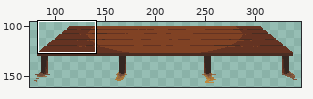
Two versions of one pixel-art file, assets_src/image/backgrounds/props/large_table.ase. Above, an overview of the earlier version with the close-up marked.
Close-up. Before the commit:
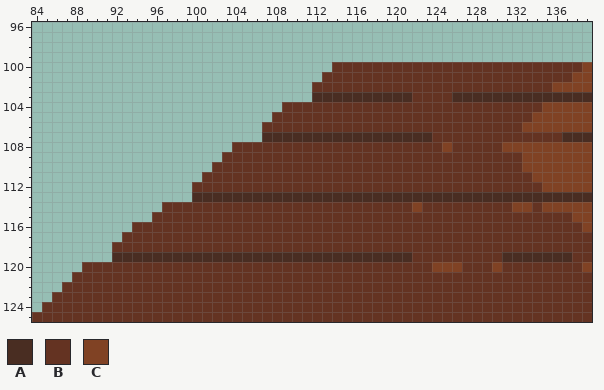
384x216 pixels, 1 frame. Shown: x 84..139, y 96..125. The wide view leaves out empty margins.
Palette (. is transparent): A #492d22  B #643322  C #804224
Pixels before, first column x 84:
100 ..............................BBBBBBBBBBBBBBBBBBBBBBBBBC
101 .............................BBBBBBBBBBBBBBBBBBBBBBBBBCC
102 ............................BBBBBBBBBBBBBBBBBBBBBBBBCCCC
103 ............................AAAAAAAAAABBBBAAAAAAAAAAAAAA
104 .........................BBBBBBBBBBBBBBBBBBBBBBBBBBCCCCC
105 ........................BBBBBBBBBBBBBBBBBBBBBBBBBBCCCCCC
106 .......................BBBBBBBBBBBBBBBBBBBBBBBBBBCCCCCCC
107 .......................AAAAAAAAAAAAAAAAABBBBBBBBBBBBBAAA
108 ....................BBBBBBBBBBBBBBBBBBBBBCBBBBBCCCCCCCCC
109 ...................BBBBBBBBBBBBBBBBBBBBBBBBBBBBBBCCCCCCC
110 ..................BBBBBBBBBBBBBBBBBBBBBBBBBBBBBBBCCCCCCC
111 .................BBBBBBBBBBBBBBBBBBBBBBBBBBBBBBBBBCCCCCC
112 ................BBBBBBBBBBBBBBBBBBBBBBBBBBBBBBBBBBBCCCCC
113 ................AAAAAAAAAAAAAAAAAAAAAAAAAAAAAAAAAAAAAAAA
114 .............BBBBBBBBBBBBBBBBBBBBBBBBBCBBBBBBBBBCCBCCCCC
115 ............BBBBBBBBBBBBBBBBBBBBBBBBBBBBBBBBBBBBBBBBBBCC
116 ..........BBBBBBBBBBBBBBBBBBBBBBBBBBBBBBBBBBBBBBBBBBBBBC
117 .........BBBBBBBBBBBBBBBBBBBBBBBBBBBBBBBBBBBBBBBBBBBBBBB
118 ........BBBBBBBBBBBBBBBBBBBBBBBBBBBBBBBBBBBBBBBBBBBBBBBB
119 ........AAAAAAAAAAAAAAAAAAAAAAAAAAAAAABBBBBBBBBAAAAAAABB
120 .....BBBBBBBBBBBBBBBBBBBBBBBBBBBBBBBBBBBCCCBBBCBBBBBBBBC
121 ....BBBBBBBBBBBBBBBBBBBBBBBBBBBBBBBBBBBBBBBBBBBBBBBBBBBB
122 ...BBBBBBBBBBBBBBBBBBBBBBBBBBBBBBBBBBBBBBBBBBBBBBBBBBBBB
123 ..BBBBBBBBBBBBBBBBBBBBBBBBBBBBBBBBBBBBBBBBBBBBBBBBBBBBBB
124 .BBBBBBBBBBBBBBBBBBBBBBBBBBBBBBBBBBBBBBBBBBBBBBBBBBBBBBB
125 BBBBBBBBBBBBBBBBBBBBBBBBBBBBBBBBBBBBBBBBBBBBBBBBBBBBBBBB
After the commit:
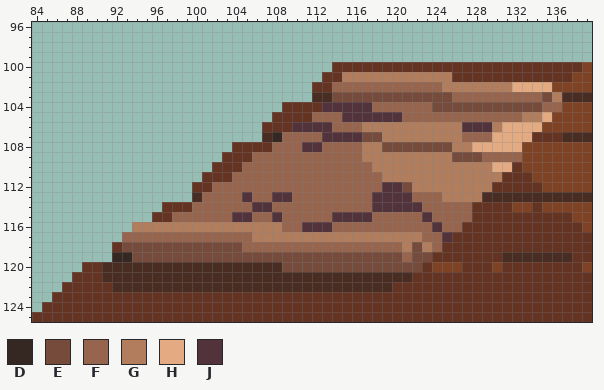
Colours new in this view: D #352721  E #774b3c  F #97644d  G #b27d5c  H #e4ab83  J #52333b
Change:
layer "Layer 9" added
Changed rows in their new state; - is an unchanged pixel.
Layer "Layer 9":
first column x 91:
101 ------------------------GGGGGGGGGGG-----------
102 -----------------------FFFFFFFFFFFGGGGGGGHHHH-
103 -----------------------EEEEEEEEEEEEFFFFFFFFFEG
104 ----------------------JJJJJFFFFFFEEEEEEEEEEEFF
105 ---------------------FFFJJJJJJFFFFFFFFFFFFGGH-
106 -------------------JJJJFFFGGGGGGGGGGJJJGHHHH--
107 -----------------DFFFFJJJJEEGGGGGGGGFFFHHHH---
108 -----------------FFFJJFFFFGGEEEEEEEGGHHHHH----
109 ---------------FFFFFFFFFFFGGGGGGGGGEEEFFFF----
110 --------------FFFFFFFFFFFFFGGGGGGGGGGGGHH-----
111 -------------FFFFFFFFFFFFFFFGGGGGGGGGGGG------
112 -----------FFFFFFFFFFFFFFFFFJJEGGGGGGGG-------
113 ----------FFFFJFFJJFFFFFFFFJJJJFFFGGGG--------
114 ---------FFFFFFJJFFFFFFFFFFJJJJJFFFFF---------
115 -------FFFFFFJJFFJFFFFFJJJJFFFFFJFFFF---------
116 ---GGGGGGGGGGGGGGGFFJJJFFFFFFFFFFJFF----------
117 --FFFFFFFFFFFFFGGGGGGGGGGGGGGGGGFFJ-----------
118 --EEEEEEEEEEEEFFFFFFFFFFFFFFFFGEGF------------
119 -DDEEEEEEEEEEEEEEEEEEEEEEEEEEEFEE-------------
120 AAAAAAAAAAAAAAAAAAEEEEEEEEEEEEEE--------------
121 AAAAAAAAAAAAAAAAAAAAAAAAAAAAAAA---------------
122 -AAAAAAAAAAAAAAAAAAAAAAAAAAAA-----------------
